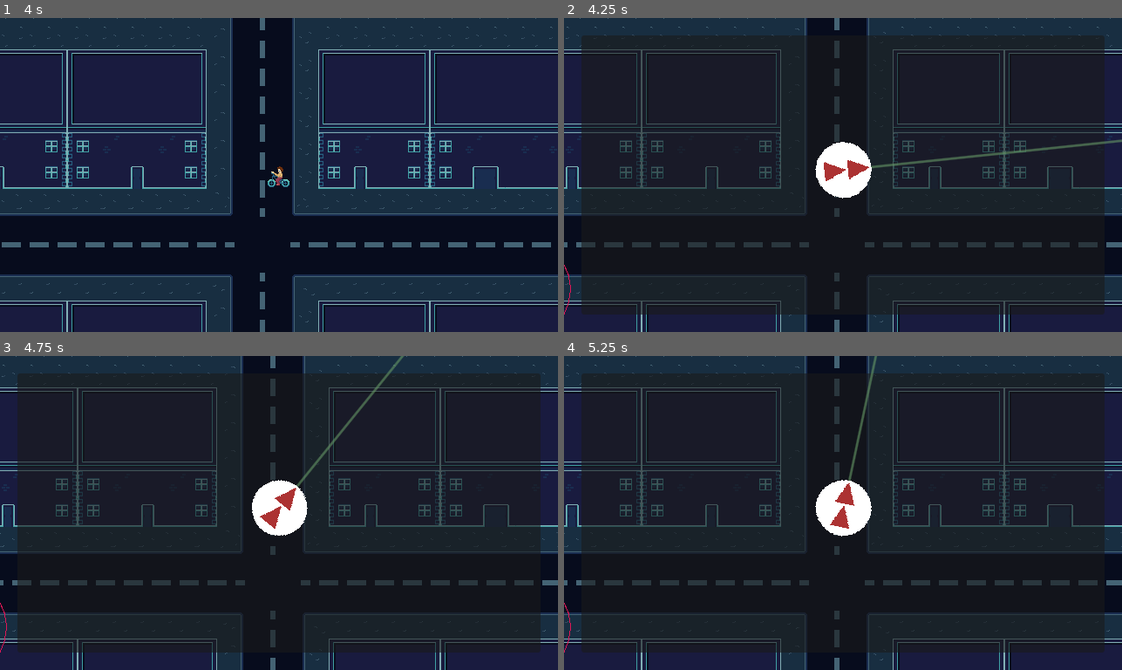
Above: before the commit, frames 1-4 (two rows, left to right).
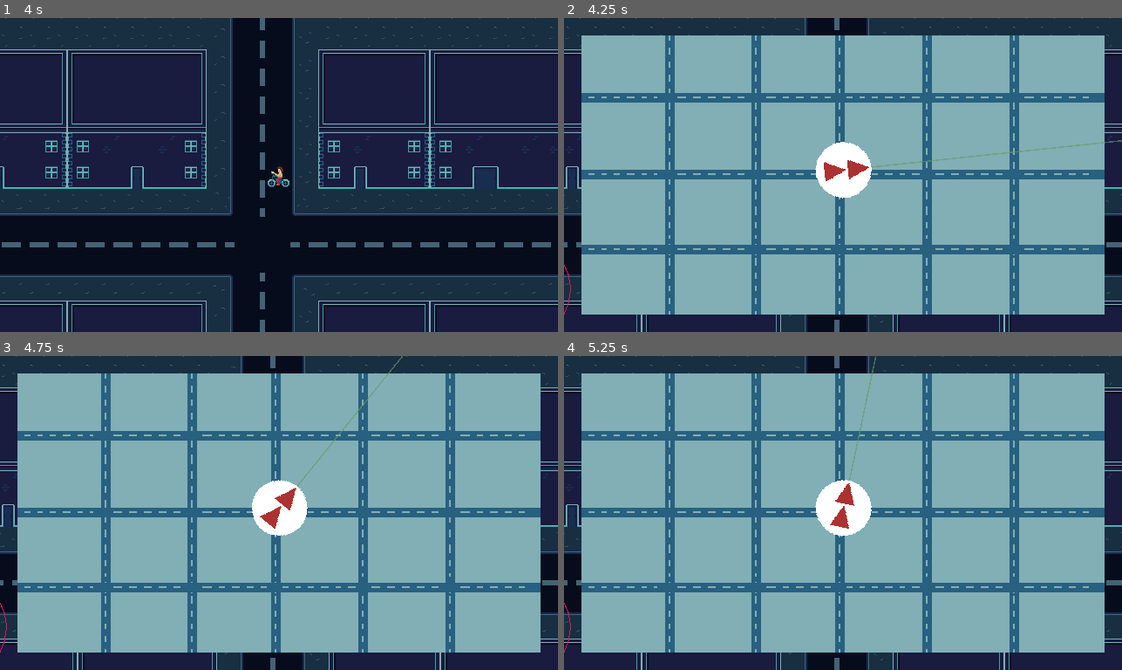
Above: after the commit, the same moments.

Repository: hawkstein/ludum-dare-59-signal
Game: Godot game, scene res://main.tscn
Two runs of this game, one before a commit and one after it. Both use one fixed random seed, a clock stepped at 60 frames per second and the inputs below.
Inputs:
- Up to frame 1 (4 s): tap Enter (ui_accept) at 0.5, 0.77, 1.52, 3.02, 3.77 s; hold Right (right) 0.53-1.28 s; tap Space (lock_line) every 0.75 s from 0.6 to 3.6 s; hold Down (down) 1.28-2.03 s; hold Right (right) 2.03-2.78 s; hold Up (up) 2.78-3.53 s; hold Left (left) from 3.53 s (still down)
- Up to frame 2 (4.25 s): keep holding Left (left); tap Q (map) at 4.15 s
- Up to frame 3 (4.75 s): keep holding Left (left); tap Space (lock_line) at 4.35 s; tap Enter (ui_accept) at 4.52 s
- Up to frame 4 (5.25 s): release Left (left) at 5.03 s; hold Down (down) from 5.03 s (still down); tap Space (lock_line) at 5.1 s

Frame 1 is identical in both runs. In frame 2, 82% of the frame differs, in the area x 3-100%, y 5-95%; in frame 3, 82%, in the area x 3-97%, y 0-95%; in frame 4, 82%.

Commit message:
add busted map

Diff:
--- a/map/canvas.gd
+++ b/map/canvas.gd
@@ -22,7 +22,7 @@
 		var origin: Vector2 = line_data["origin"]
 		var dir: Vector2 = line_data["direction"]
 		var end_pt := origin + dir * SCAN_LINE_LENGTH
-		draw_line(origin, end_pt, COLOR_LOCKED_LINE, 2.5, true)
+		draw_line(origin, end_pt, COLOR_LOCKED_LINE, 2.5)
 
 
 func _draw_scan_line() -> void:
@@ -39,4 +39,4 @@
 		color = COLOR_SCAN_COLD.lerp(COLOR_SCAN_HOT, t)
 
 	var end_pt := origin + dir * SCAN_LINE_LENGTH
-	draw_line(origin, end_pt, color, thickness, true)
+	draw_line(origin, end_pt, color, thickness)
--- a/map/triangulation-map.tscn
+++ b/map/triangulation-map.tscn
@@ -2,6 +2,7 @@
 
 [ext_resource type="Script" uid="uid://mqtu2m2w6nkv" path="res://map/triangulation_map.gd" id="1_lt6x1"]
 [ext_resource type="Script" uid="uid://d22vg2pfjkyd3" path="res://map/canvas.gd" id="2_bd66r"]
+[ext_resource type="Texture2D" uid="uid://i3pjqcok8sus" path="res://map/map-bg.png" id="2_n40os"]
 [ext_resource type="Texture2D" uid="uid://cn5wdpijcbl6k" path="res://map/receiver.png" id="3_qu30w"]
 [ext_resource type="Texture2D" uid="uid://cbmtbdw8nf5nn" path="res://map/transmitter.png" id="4_npiq4"]
 [ext_resource type="AudioStream" uid="uid://cosfie3v1rr8o" path="res://map/static-loop.mp3" id="5_npiq4"]
@@ -30,6 +31,10 @@
 [node name="Panel" type="Panel" parent="MarginContainer" unique_id=1041789525]
 layout_mode = 2
 
+[node name="Sprite2D" type="Sprite2D" parent="MarginContainer/Panel" unique_id=1658702878]
+position = Vector2(300, 160)
+texture = ExtResource("2_n40os")
+
 [node name="Canvas" type="Control" parent="MarginContainer/Panel" unique_id=1450469640]
 layout_mode = 1
 anchors_preset = 15
Not shown, changed: export_presets.cfg
Binary file added: map/map-bg.png
Not shown, added: map/map-bg.png.import
